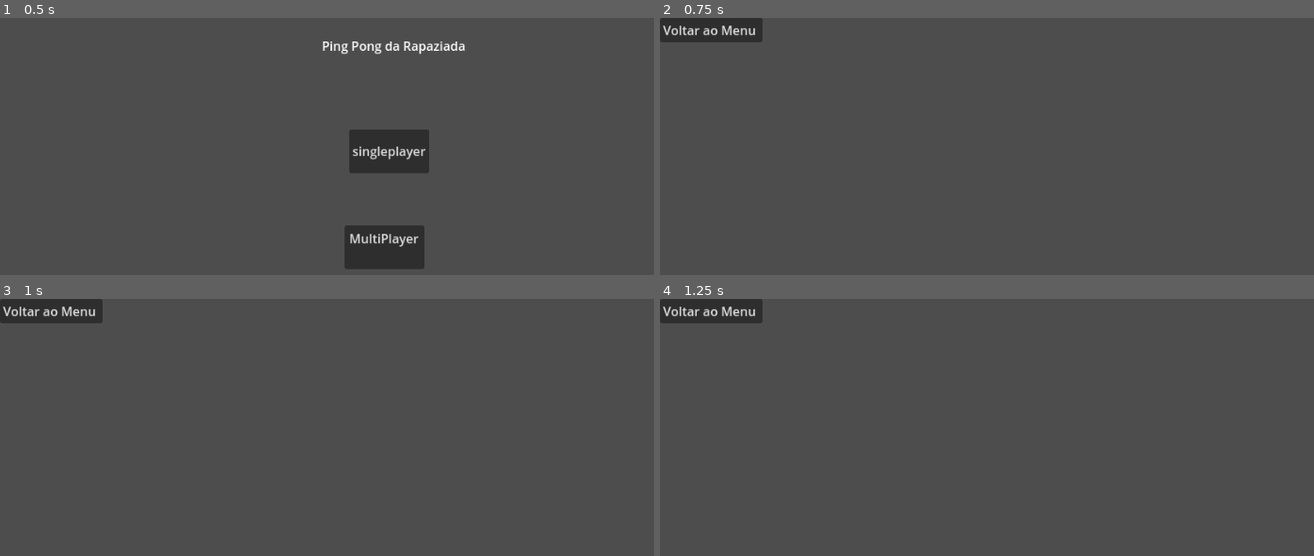
Above: before the commit, frames 1-4 (two rows, left to right).
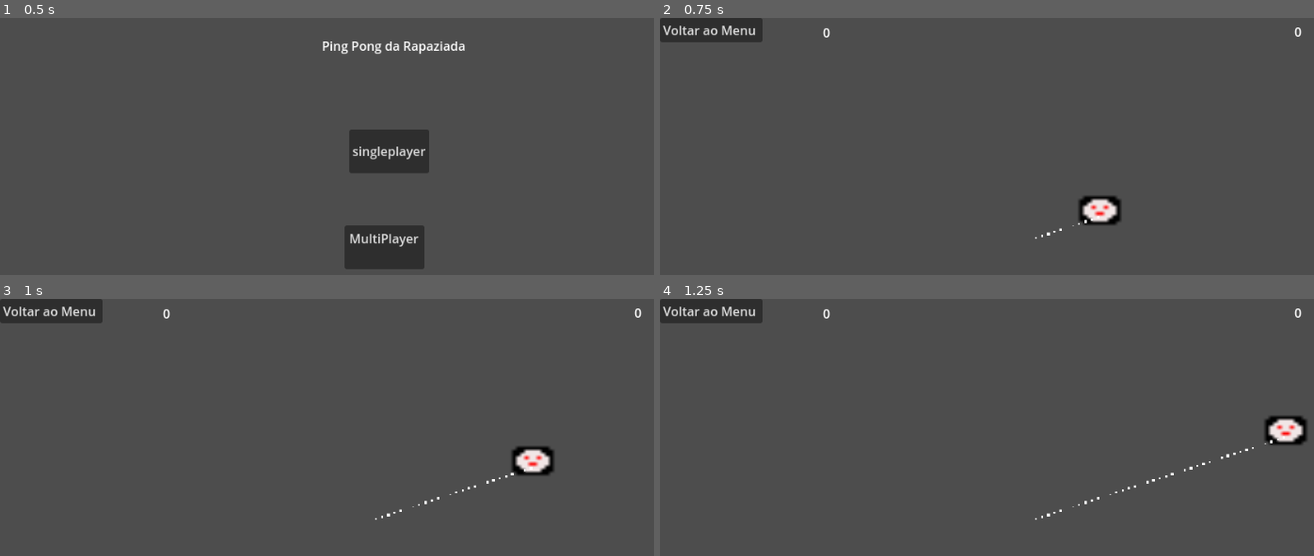
Above: after the commit, the same moments.

Repository: RenanGreg/DEV_GAME_ping_pong_retro
Game: Godot game, scene res://scenes/menu.tscn
Two runs of this game, one before a commit and one after it. Both use one fixed random seed, a clock stepped at 60 frames per second and the inputs below. The project has no main scene, so this scene is started directly.
Inputs:
- Up to frame 1 (0.5 s): no input
- Up to frame 2 (0.75 s): click "MultiPlayer" at 0.5 s
- Up to frame 3 (1 s): no input
- Up to frame 4 (1.25 s): no input

Frame 1 is identical in both runs. In frame 2, 0.8% of the frame differs, in the area x 24-99%, y 3-87%; in frame 3, 0.8%; in frame 4, 0.9%.

Commit message:
ping pong

Diff:
--- a/bola.gd
+++ /dev/null
@@ -1 +0,0 @@
-extends CharacterBody2D
--- a/scenes/multi_player.tscn
+++ b/scenes/multi_player.tscn
@@ -1,33 +1,47 @@
-[gd_scene load_steps=7 format=3 uid="uid://bkti8u3cu1usy"]
+[gd_scene load_steps=13 format=3 uid="uid://bkti8u3cu1usy"]
 
 [ext_resource type="Script" path="res://scripts/player1.gd" id="1_oedea"]
-[ext_resource type="Script" path="res://Button.gd" id="2_66fn8"]
-[ext_resource type="Script" path="res://player2.gd" id="2_b8mbd"]
-[ext_resource type="Script" path="res://bola.gd" id="4_gdwpm"]
+[ext_resource type="Script" path="res://scripts/Button.gd" id="2_66fn8"]
+[ext_resource type="Script" path="res://scripts/player2.gd" id="2_b8mbd"]
+[ext_resource type="Texture2D" uid="uid://skkv1v034hqk" path="res://sprites/New Piskel-1.png.png bolinha.png" id="2_toaby"]
+[ext_resource type="Script" path="res://scripts/bola.gd" id="4_gdwpm"]
+[ext_resource type="Script" path="res://scripts/Score.gd" id="5_5xao3"]
 
 [sub_resource type="CapsuleShape2D" id="CapsuleShape2D_gskbm"]
-radius = 5.0
+radius = 11.0
 height = 216.0
 
 [sub_resource type="CircleShape2D" id="CircleShape2D_u4l2w"]
 radius = 20.2237
 
+[sub_resource type="CircleShape2D" id="CircleShape2D_skcel"]
+radius = 17.0294
+
+[sub_resource type="RectangleShape2D" id="RectangleShape2D_ay15d"]
+size = Vector2(967, 57)
+
+[sub_resource type="RectangleShape2D" id="RectangleShape2D_l5xeq"]
+size = Vector2(991, 54)
+
+[sub_resource type="RectangleShape2D" id="RectangleShape2D_6vuwr"]
+size = Vector2(34, 544)
+
 [node name="MultiPlayer" type="Node2D"]
 
-[node name="player1" type="StaticBody2D" parent="."]
+[node name="player1" type="StaticBody2D" parent="." groups=["Pad"]]
 position = Vector2(5, 2)
 script = ExtResource("1_oedea")
 
 [node name="CollisionShape2D" type="CollisionShape2D" parent="player1"]
-position = Vector2(90, 247)
+position = Vector2(18, 285)
 shape = SubResource("CapsuleShape2D_gskbm")
 
-[node name="player2" type="StaticBody2D" parent="."]
-position = Vector2(5, 2)
+[node name="player2" type="StaticBody2D" parent="." groups=["Pad"]]
+position = Vector2(9, 2)
 script = ExtResource("2_b8mbd")
 
 [node name="CollisionShape2D" type="CollisionShape2D" parent="player2"]
-position = Vector2(782, 248)
+position = Vector2(928, 272)
 shape = SubResource("CapsuleShape2D_gskbm")
 
 [node name="volta menu" type="Button" parent="."]
@@ -41,7 +55,72 @@
 script = ExtResource("4_gdwpm")
 
 [node name="CollisionShape2D" type="CollisionShape2D" parent="bola"]
-position = Vector2(-21, -2)
+position = Vector2(-2, 3)
 shape = SubResource("CircleShape2D_u4l2w")
+metadata/_edit_group_ = true
+
+[node name="Area2D" type="Area2D" parent="bola"]
+position = Vector2(76, -129)
+
+[node name="CollisionShape2D" type="CollisionShape2D" parent="bola/Area2D"]
+position = Vector2(-80, 132)
+shape = SubResource("CircleShape2D_skcel")
+
+[node name="Sprite2D" type="Sprite2D" parent="bola"]
+position = Vector2(13, 17)
+scale = Vector2(5.25, 4.03125)
+texture = ExtResource("2_toaby")
+metadata/_edit_group_ = true
+
+[node name="CPUParticles2D" type="CPUParticles2D" parent="bola"]
+position = Vector2(0, 12)
+amount = 50
+gravity = Vector2(0, 0)
+scale_amount_max = 4.0
+metadata/_edit_group_ = true
+
+[node name="StaticBody2D" type="StaticBody2D" parent="."]
+position = Vector2(2, 0)
+
+[node name="CollisionShape2D" type="CollisionShape2D" parent="StaticBody2D"]
+position = Vector2(484, -30)
+shape = SubResource("RectangleShape2D_ay15d")
+
+[node name="CollisionShape2D2" type="CollisionShape2D" parent="StaticBody2D"]
+position = Vector2(496, 568)
+shape = SubResource("RectangleShape2D_l5xeq")
+
+[node name="Score" type="Node2D" parent="."]
+position = Vector2(49, 65)
+script = ExtResource("5_5xao3")
+
+[node name="Player1Score" type="Label" parent="Score"]
+offset_left = 159.0
+offset_top = -58.0
+offset_right = 236.0
+offset_bottom = -30.0
+text = "0000000"
+
+[node name="Player2Score" type="Label" parent="Score"]
+offset_left = 761.0
+offset_top = -59.0
+offset_right = 825.0
+offset_bottom = -36.0
+text = "0000000"
+
+[node name="AreaLeft" type="Area2D" parent="."]
+position = Vector2(-14, 20)
+
+[node name="CollisionShape2D" type="CollisionShape2D" parent="AreaLeft"]
+position = Vector2(-1, 252)
+shape = SubResource("RectangleShape2D_6vuwr")
+
+[node name="AreaRight" type="Area2D" parent="AreaLeft"]
+position = Vector2(997, -4)
+
+[node name="CollisionShape2D" type="CollisionShape2D" parent="AreaLeft/AreaRight"]
+position = Vector2(-2, 263)
+shape = SubResource("RectangleShape2D_6vuwr")
 
 [connection signal="pressed" from="volta menu" to="player1" method="_on_volta_menu_pressed"]
+[connection signal="area_entered" from="bola/Area2D" to="bola" method="_on_area_2d_area_entered"]
--- /dev/null
+++ b/scripts/Score.gd
@@ -0,0 +1,18 @@
+extends Node2D
+
+var Player1Score = 0
+var Player2Score = 0
+
+func _ready():
+	pass
+
+
+
+func _process(delta):
+
+	$Player1Score.text = str(Player1Score)
+
+	$Player2Score.text = str(Player2Score)
+
+
+	pass
--- /dev/null
+++ b/scripts/bola.gd
@@ -0,0 +1,55 @@
+extends CharacterBody2D
+
+const START_SPEED = 500
+const ACCEL = 50
+
+var speed
+var dir
+
+func New_ball():
+	global_position = get_viewport_rect().size / 2
+	speed = START_SPEED
+	dir = Vector2(randf_range(-1 , 1)  ,  randf_range   (-0.4  ,  0.4))
+	pass
+
+func _ready():
+	New_ball()
+	pass
+
+
+func _physics_process(delta):
+
+	var collision = move_and_collide(dir.normalized() * speed * delta)
+	var collider
+
+	if collision:
+
+		collider = collision.get_collider()
+
+
+
+		if collider.is_in_group ('Pad'):
+			speed += ACCEL
+			dir = dir.bounce  (collision.get_normal())
+			dir.y = randf_range(0.6 , -0.6)
+
+		else:
+			dir = dir.bounce(collision.get_normal())
+
+	pass
+
+
+
+func _on_area_2d_area_entered(area):
+
+	if area.name == 'AreaLeft':
+		$'../Score'.Player2Score += 1
+		New_ball()
+
+	if area.name == 'AreaRight':
+		$'../Score'.Player1Score += 1
+		New_ball()
+
+
+
+	pass # Replace with function body.
Renamed: Button.gd -> scripts/Button.gd
Renamed: player2.gd -> scripts/player2.gd
Binary file added: sounds/New Piskel-1.png.png bolinha.png
Not shown, added: sounds/New Piskel-1.png.png bolinha.png.import
Binary file added: sprites/New Piskel-1.png.png bolinha.png
Not shown, added: sprites/New Piskel-1.png.png bolinha.png.import
Binary file added: sprites/New Piskel-1.png.png carinha.png
Not shown, added: sprites/New Piskel-1.png.png carinha.png.import
